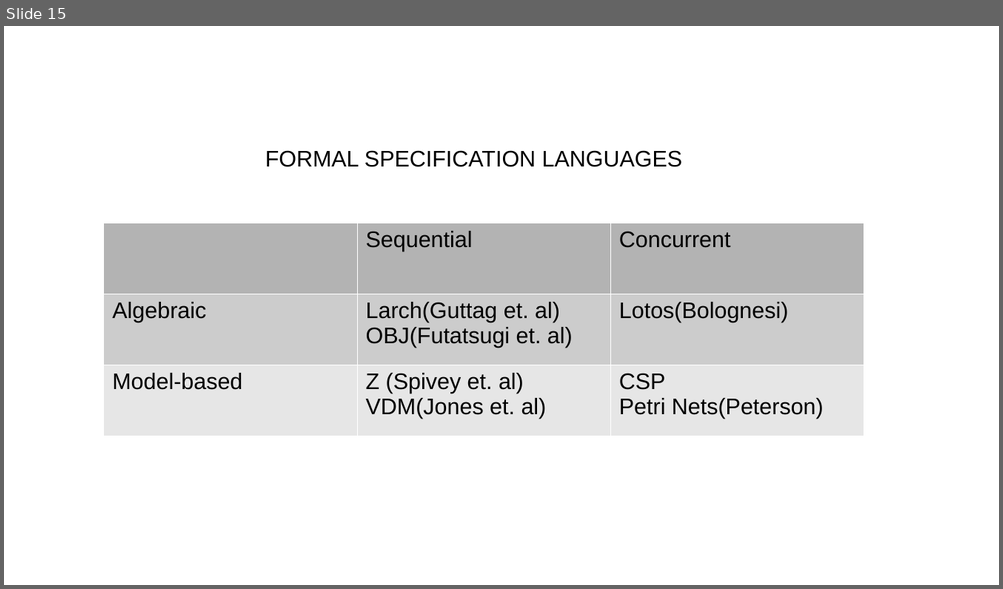
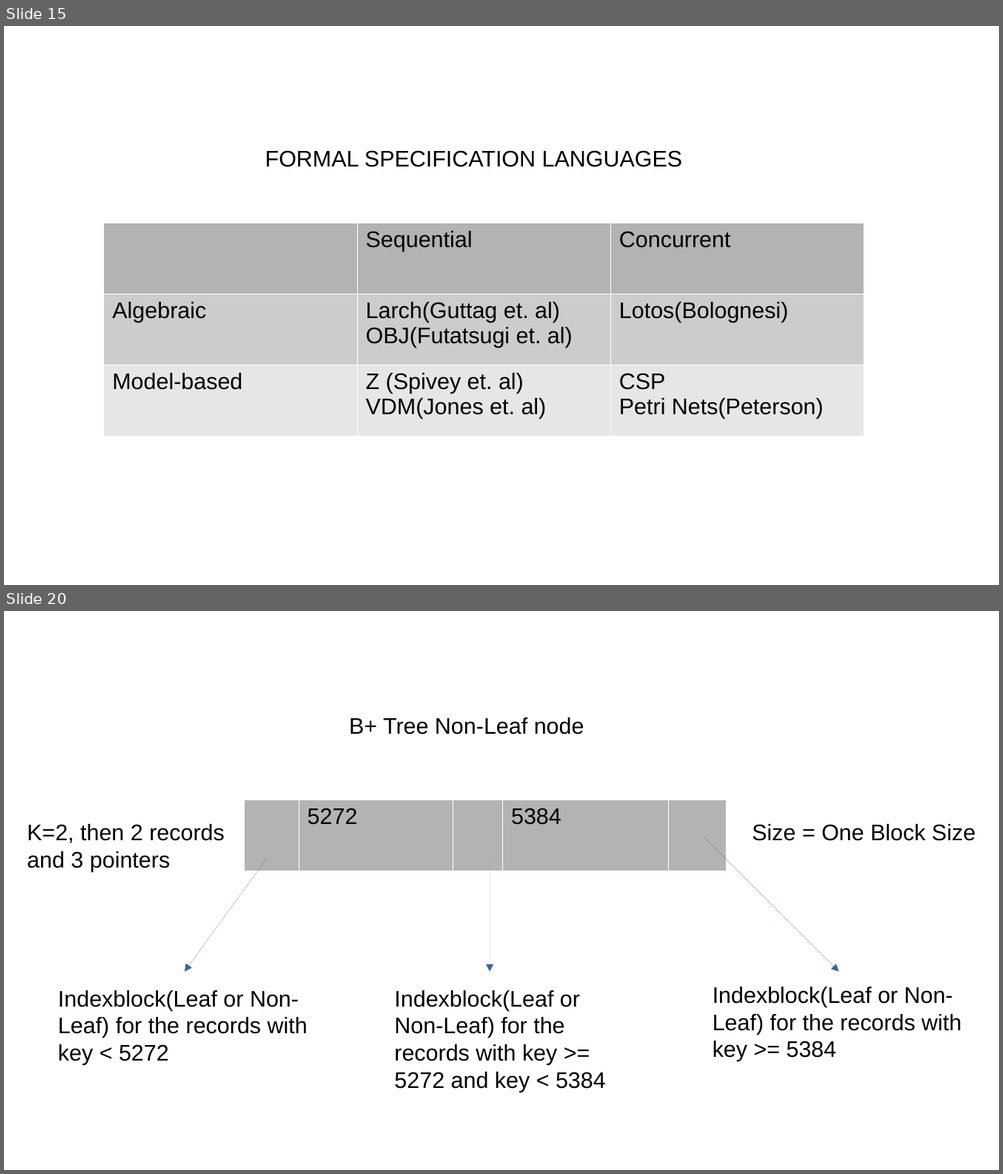
Before and after one commit to rajkumarananthu/workspace, a slide deck: GATE/images/gate_images.pptx. Shown one above the other, each under a label of ours: slide 15 before the commit, slides 15 and 20 after it; the slides between them are not shown. The pictures are 1003x589 and 1003x1174 pixels, drawn with LibreOffice and Linux fonts; fonts in the diff are those of the drawing. Boxes give left, top, right and bottom in pixels: in the first picture for what was removed or moved away, otherwise in the second. Text is boxed around its words. In the diff, an @@ line names an element or a change of style, - is before the commit and + after.

```diff
--- a/GATE/images/gate_images.pptx
+++ b/GATE/images/gate_images.pptx
@@ slide 20 added at (4,611,999,1170), background #FFFFFF @@
@@ text added at (349,718,584,735), 18 pt, text #000000 @@
+B+ Tree Non-Leaf node
@@ table added at (244,800,726,871), 1 rows, 5 columns @@
+ | 5272 |  | 5384 | 
@@ text added at (27,824,225,872), 18 pt, text #000000 @@
+K=2, then 2 records and 3 pointers
@@ text added at (751,824,975,841), 18 pt, text #000000 @@
+Size = One Block Size
@@ arrow added from (703, 837) to (839, 972), #3465A4 0 pt @@
@@ arrow added from (267, 859) to (185, 972), #3465A4 0 pt @@
@@ arrow added from (489, 859) to (489, 972), #3465A4 0 pt @@
@@ text added at (712,987,961,1062), 18 pt, text #000000 @@
+Indexblock(Leaf or Non-Leaf) for the records with key >= 5384
@@ text added at (58,991,307,1065), 18 pt, text #000000 @@
+Indexblock(Leaf or Non-Leaf) for the records with key < 5272
@@ text added at (394,991,606,1093), 18 pt, text #000000 @@
+Indexblock(Leaf or Non-Leaf) for the records with key >= 5272 and key < 5384
```
Also in this commit, not shown: 18 slides changed, 1 other slide added, 1 other file.
